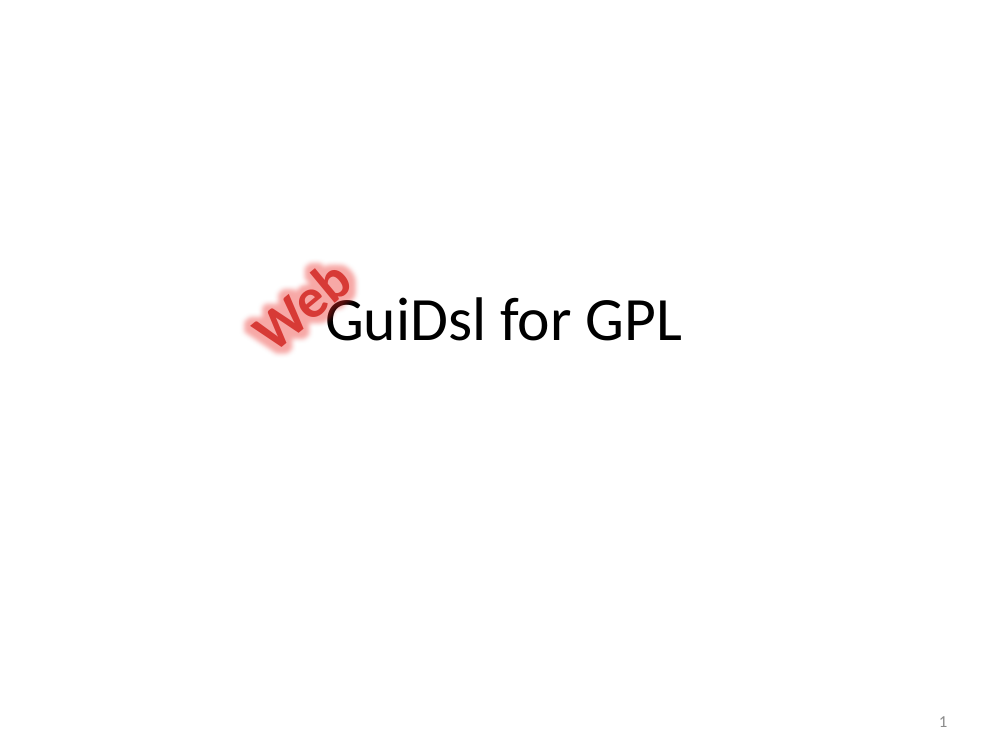
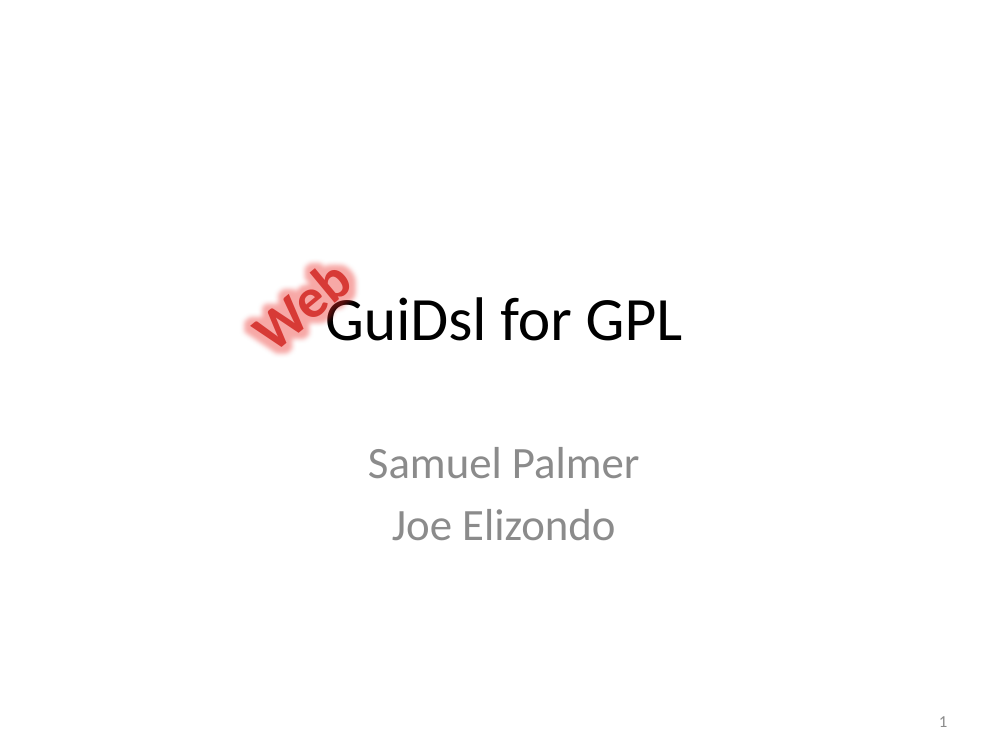
Before and after one commit to toomanyjoes/spring2011-cs392, a slide deck: slide 1 of GPL.pptx. Drawn at 1008x756 pixels with LibreOffice and Linux fonts; fonts in the diff are those of the drawing. Boxes give left, top, right and bottom in pixels: in the first picture for what was removed or moved away, otherwise in the second. Text is boxed around its words. In the diff, an @@ line names an element or a change of style, - is before the commit and + after.

```diff
--- a/GPL.pptx
+++ b/GPL.pptx
@@ subtitle added at (368,447,640,540), 32 pt, text #8C8C8C @@
+Samuel Palmer
+Joe Elizondo
```
